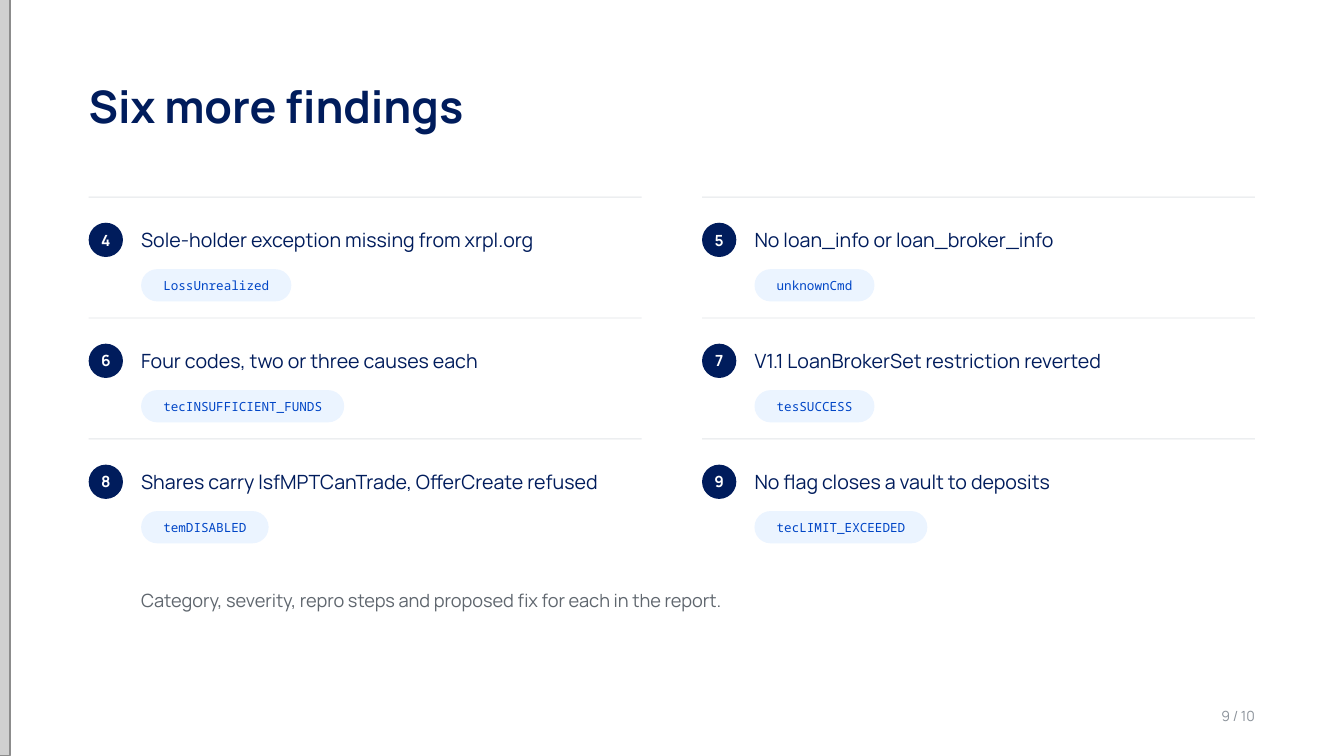
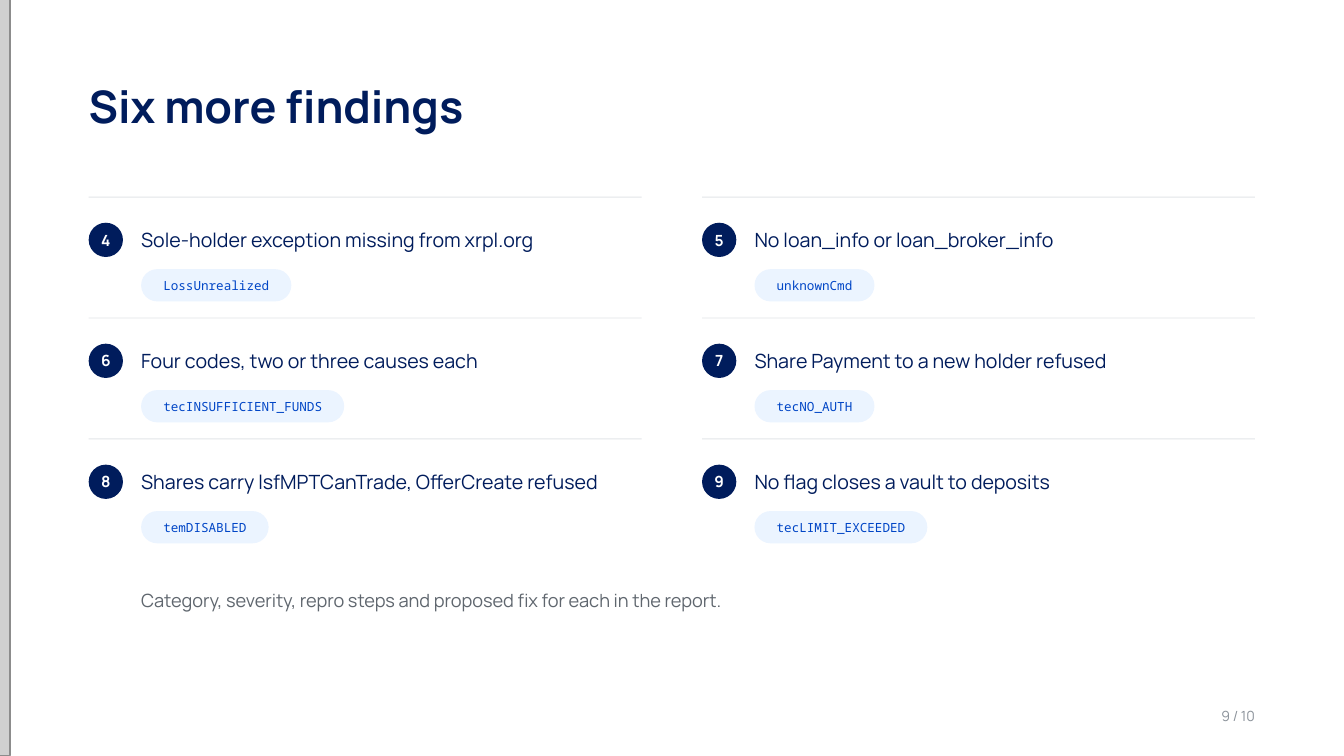
Before and after one commit to charlyppr/exit-lane-xrpl, a slide deck: slide 9 of deck/exit-lane.pptx. Drawn at 1344x756 pixels with LibreOffice and Linux fonts; fonts in the diff are those of the drawing; grey boxes stand for pictures. Boxes give left, top, right and bottom in pixels: in the first picture for what was removed or moved away, otherwise in the second. Text is boxed around its words. In the diff, an @@ line names an element or a change of style, - is before the commit and + after.

```diff
--- a/deck/exit-lane.pptx
+++ b/deck/exit-lane.pptx
@@ text at (755,353,1106,373): text changed @@
-V1.1 LoanBrokerSet restriction reverted
+Share Payment to a new holder refused
@@ text at (777,402,853,413): text changed @@
-tesSUCCESS
+tecNO_AUTH
```
Also in this commit, not shown: 1 other slide changed, 9 other files.
